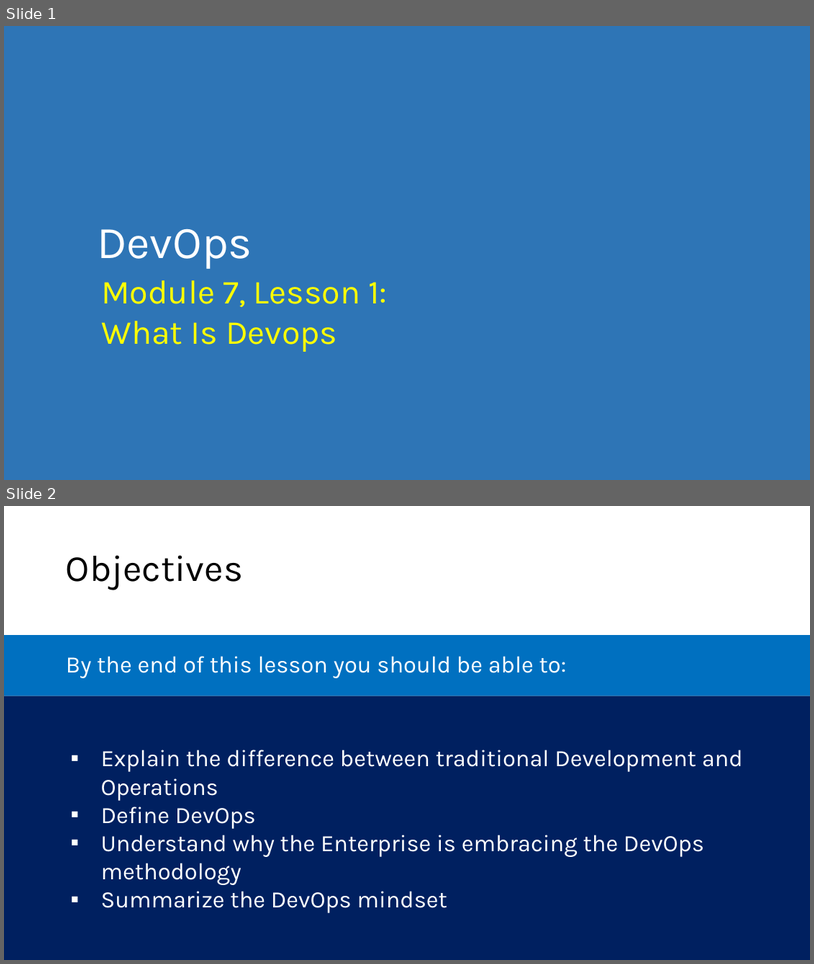
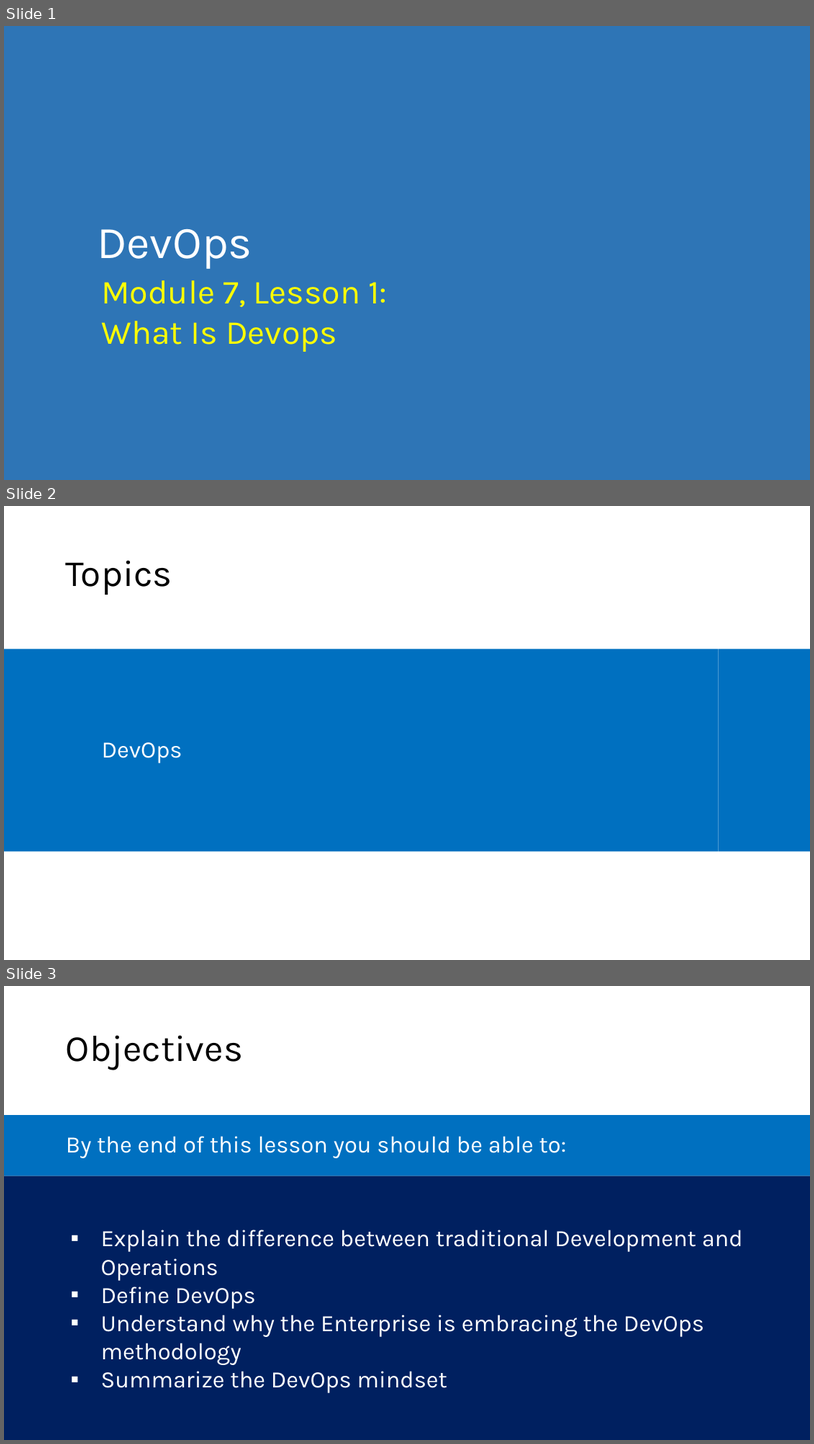
Before and after one commit to microsoft/AcademicContent, a slide deck: Complimentary Course Content/Module7/Lessons/Module7_Lesson1 What is DevOps.pptx. Shown one above the other, each under a label of ours: slides 1 and 2 before the commit, slides 1, 2 and 3 after it. The pictures are 814x964 and 814x1444 pixels, drawn with LibreOffice and Linux fonts; fonts in the diff are those of the drawing. Boxes give left, top, right and bottom in pixels: in the first picture for what was removed or moved away, otherwise in the second. Text is boxed around its words. In the diff, an @@ line names an element or a change of style, - is before the commit and + after.

```diff
--- a/Complimentary Course Content/Module7/Lessons/Module7_Lesson1 What is DevOps.pptx
+++ b/Complimentary Course Content/Module7/Lessons/Module7_Lesson1 What is DevOps.pptx
@@ slide 2 added at [4,506,810,960], background #FFFFFF @@
@@ title added at [65,560,172,595], 44 pt, text #000000 @@
+Topics
@@ rectangle added at [4,649,95,852], fill #0070C0 @@
@@ rectangle added at [95,649,719,852], fill #0070C0 @@
@@ rectangle added at [719,649,810,852], fill #0070C0 @@
@@ text added at [102,742,183,763], 28 pt, text #FFFFFF @@
+DevOps
@@ what was slide 2 is now slide 3 @@
```
Also in this commit, not shown: 1 other file.
